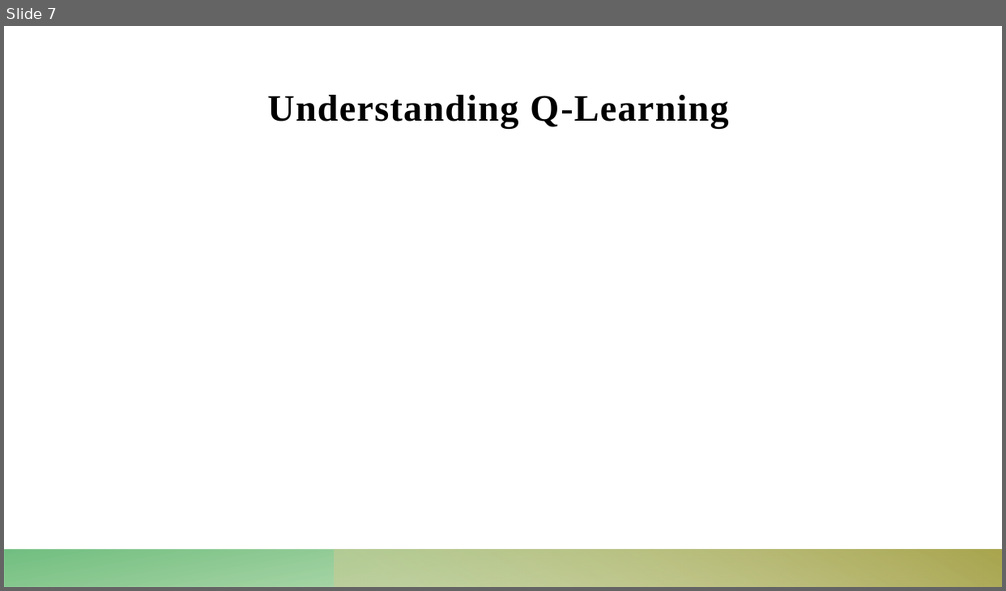
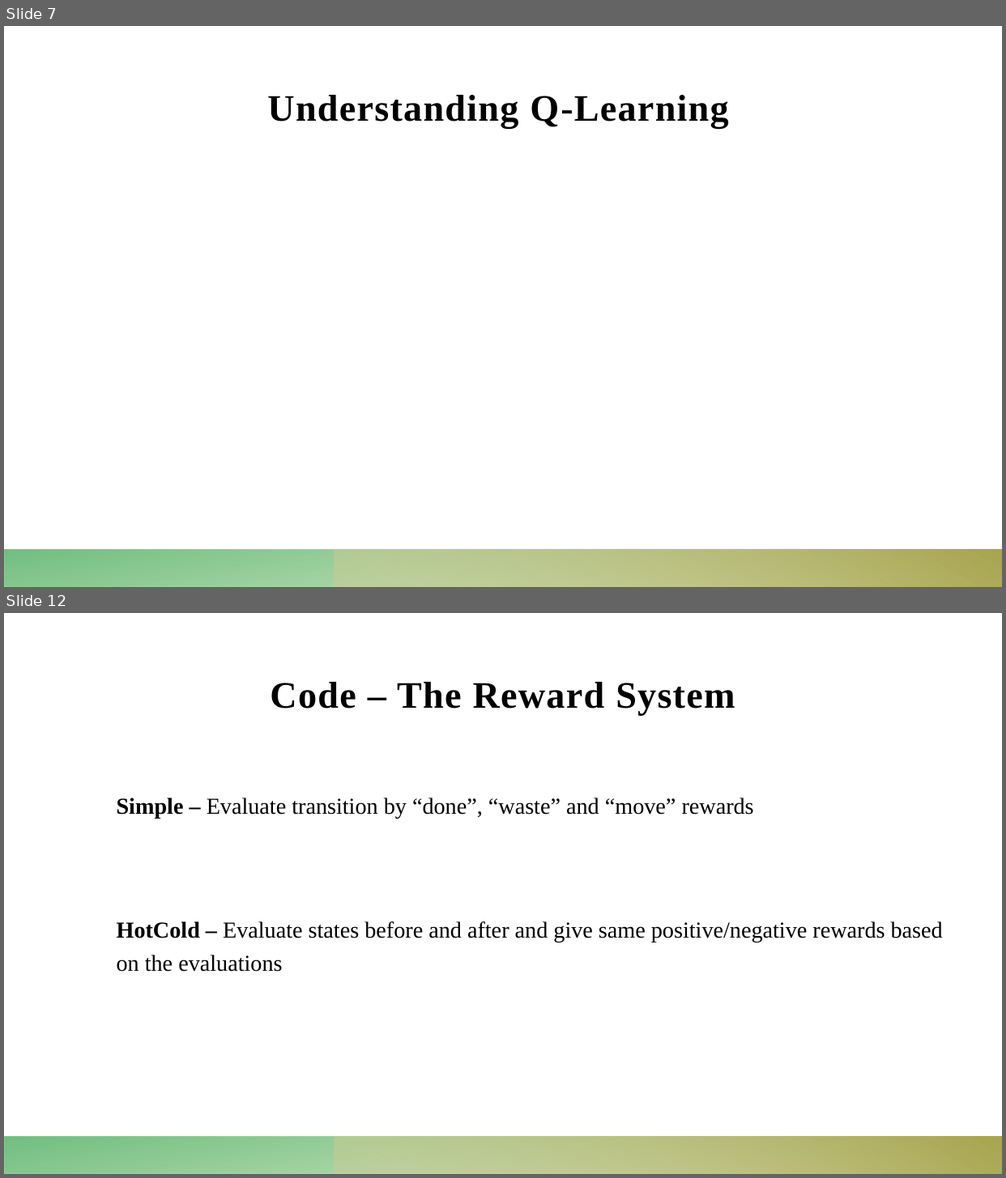
Before and after one commit to Dekel23/Sokoban-DRL, a slide deck: presentation.pptx. Shown one above the other, each under a label of ours: slide 7 before the commit, slides 7 and 12 after it; the slides between them are not shown. The pictures are 1006x591 and 1006x1178 pixels, drawn with LibreOffice and Linux fonts; fonts in the diff are those of the drawing; grey boxes stand for pictures. Boxes give left, top, right and bottom in pixels: in the first picture for what was removed or moved away, otherwise in the second. Text is boxed around its words. In the diff, an @@ line names an element or a change of style, - is before the commit and + after.

```diff
--- a/presentation.pptx
+++ b/presentation.pptx
@@ slide 12 added at [4,613,1002,1174], background #FFFFFF; not listed: 2 template elements that a slide beside it also shows @@
@@ title added at [270,682,735,715], 36 pt, text #000000, bold @@
+Code – The Reward System
@@ text added at [117,798,943,972], 22 pt, text #000000 @@
+Simple – Evaluate transition by “done”, “waste” and “move” rewards
+HotCold – Evaluate states before and after and give same positive/negative rewards based on the evaluations
```
Also in this commit, not shown: 1 slide changed, 5 other slides added, 10 other files.
